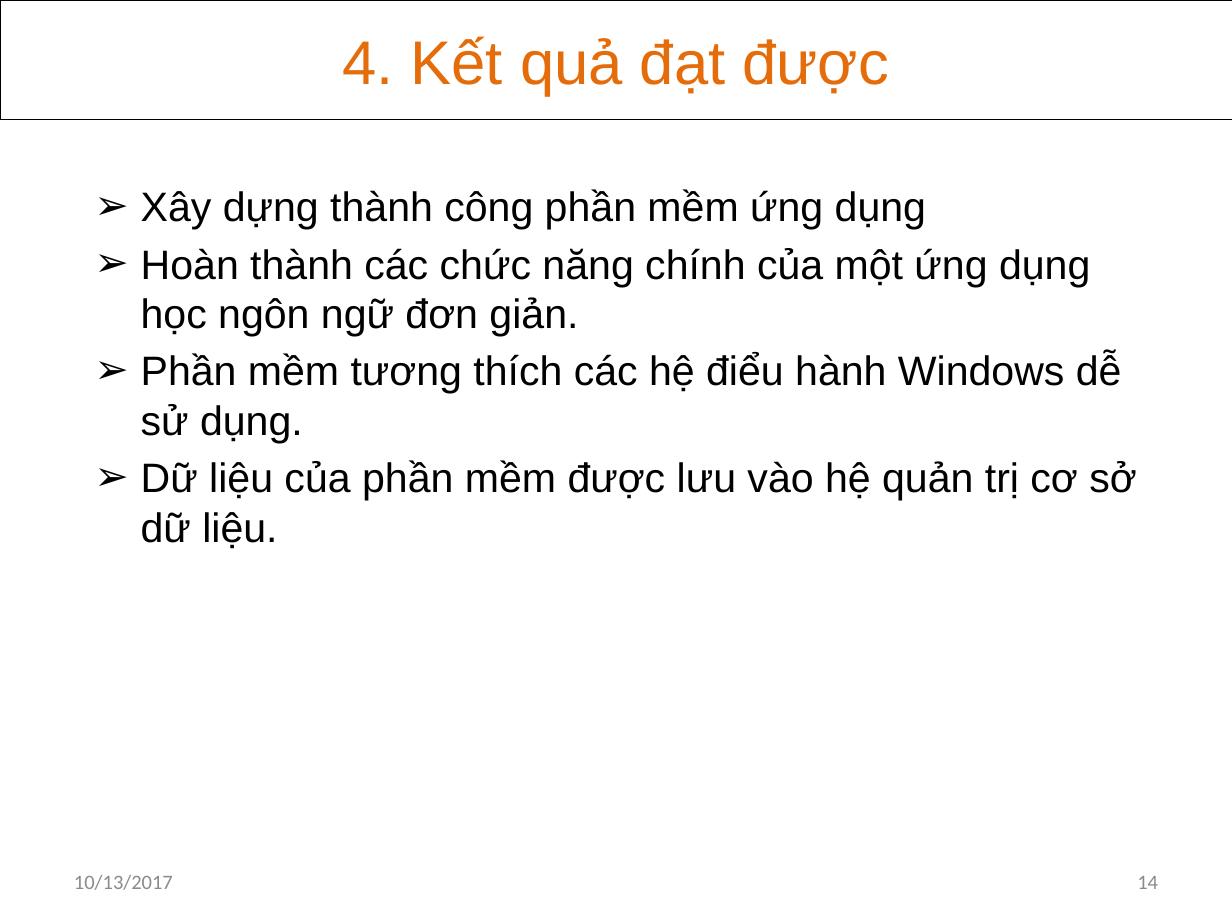
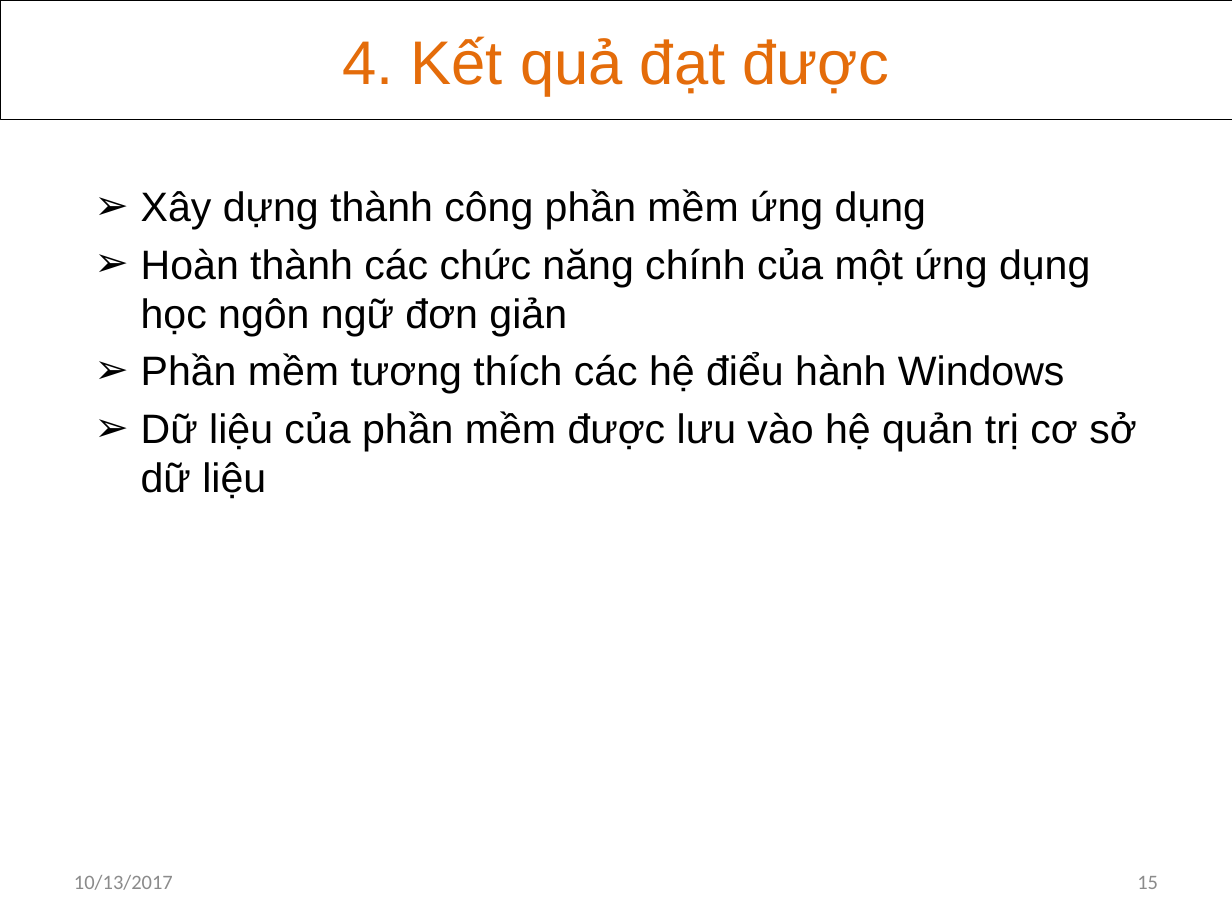
Before and after one commit to khanhvinhit/Do-An, a slide deck: slide 15 of THESIS/DACN_UD_Hoc_KHo_CTK37_BaoCao_D3.pptx (slide 14 before the commit). Drawn at 1232x924 pixels with LibreOffice and Linux fonts; fonts in the diff are those of the drawing. Boxes give left, top, right and bottom in pixels: in the first picture for what was removed or moved away, otherwise in the second. Text is boxed around its words. In the diff, an @@ line names an element or a change of style, - is before the commit and + after.

```diff
--- a/THESIS/DACN_UD_Hoc_KHo_CTK37_BaoCao_D3.pptx
+++ b/THESIS/DACN_UD_Hoc_KHo_CTK37_BaoCao_D3.pptx
@@ subtitle at (x1=141, y1=248, x2=1136, y2=499): text changed @@
-➢ Hoàn thành các chức năng chính của một ứng dụng học ngôn ngữ đơn giản.
-➢ Phần mềm tương thích các hệ điểu hành Windows dễ sử dụng.
-➢ Dữ liệu của phần mềm được lưu vào hệ quản trị cơ sở dữ liệu.
+➢ Hoàn thành các chức năng chính của một ứng dụng học ngôn ngữ đơn giản
+➢ Phần mềm tương thích các hệ điểu hành Windows
+➢ Dữ liệu của phần mềm được lưu vào hệ quản trị cơ sở dữ liệu
@@ page number at (x1=1137, y1=876, x2=1158, y2=889): text changed @@
-14
+15
```
Also in this commit, not shown: 11 other slides changed, 2 slides added.
